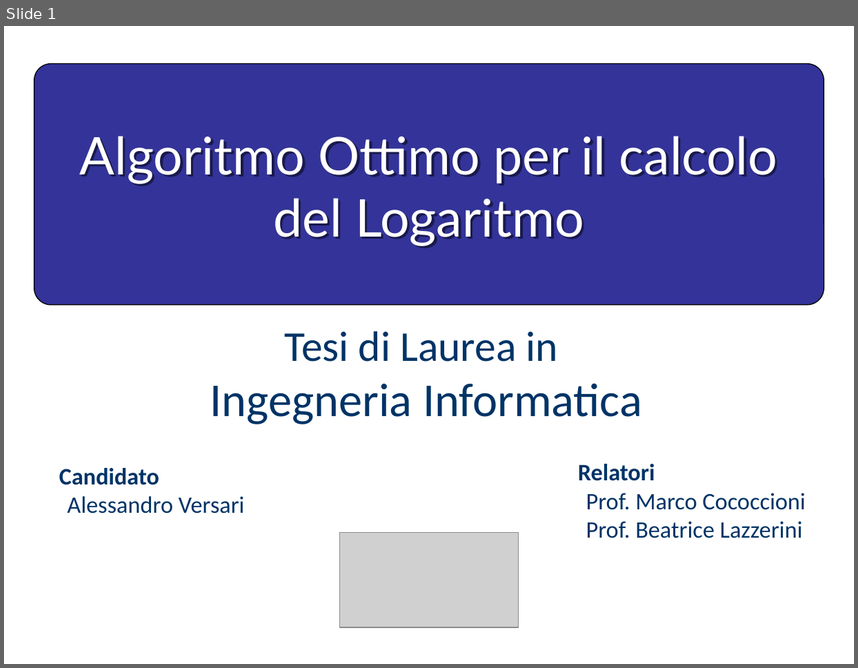
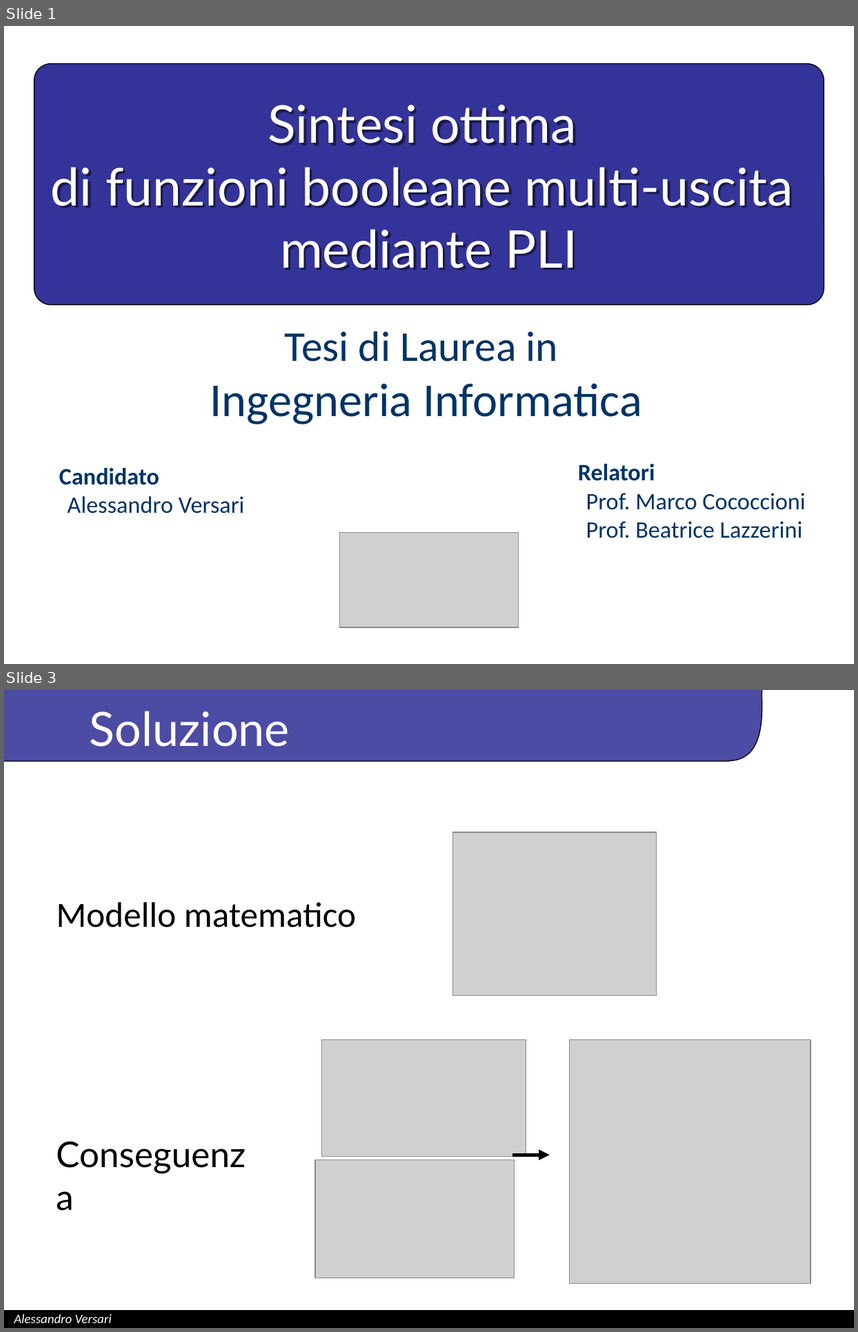
Before and after one commit to just-hms/Optimal-synthesis-of-multi-output-boolean-functions-using-ILP, a slide deck: PresentazioneTesiVersari.pptx. Shown one above the other, each under a label of ours: slide 1 before the commit, slides 1 and 3 after it; the slides between them are not shown. The pictures are 858x668 and 858x1332 pixels, drawn with LibreOffice and Linux fonts; fonts in the diff are those of the drawing; grey boxes stand for pictures; background and template pictures are left out. Boxes give left, top, right and bottom in pixels: in the first picture for what was removed or moved away, otherwise in the second. Text is boxed around its words. In the diff, an @@ line names an element or a change of style, - is before the commit and + after.

```diff
--- a/PresentazioneTesiVersari.pptx
+++ b/PresentazioneTesiVersari.pptx
@@ slide 3 added at (x1=4, y1=690, x2=854, y2=1328), background #FFFFFF @@
@@ freeform shape added at (x1=4, y1=690, x2=771, y2=761), fill #000080 at 70% opacity, outline #000000 0.75 pt @@
@@ rectangle added at (x1=764, y1=690, x2=853, y2=778), fill #FFFFFF, outline #FFFFFF 0.75 pt @@
@@ title added at (x1=90, y1=711, x2=290, y2=747), 40 pt, text #FFFFFF @@
+Soluzione
@@ text added at (x1=771, y1=753, x2=842, y2=779), 12 pt, text #000080, bold @@
+PerLab
@@ picture added at (x1=452, y1=832, x2=657, y2=995) @@
@@ text added at (x1=56, y1=902, x2=356, y2=927), 30 pt, text #000000 @@
+Modello matematico
@@ text added at (x1=47, y1=1127, x2=258, y2=1181), 30 pt, text #000000 @@
+Conseguenza
@@ group added at (x1=315, y1=1039, x2=811, y2=1283): 3 pictures, 1 arrow @@
@@ rectangle added at (x1=4, y1=1310, x2=854, y2=1328), fill #000000, outline #000000 0.75 pt @@
@@ text added at (x1=14, y1=1314, x2=112, y2=1323), 11 pt, text #FFFFFF, italic @@
+Alessandro Versari
@@ slide 1 changed as well @@
@@ title at (x1=51, y1=105, x2=793, y2=270): text changed @@
-Algoritmo Ottimo per il calcolo del Logaritmo
+Sintesi ottima
+di funzioni booleane multi-uscita
+mediante PLI
```
Also in this commit, not shown: 2 other slides added, 3 slides removed, 7 other files.
